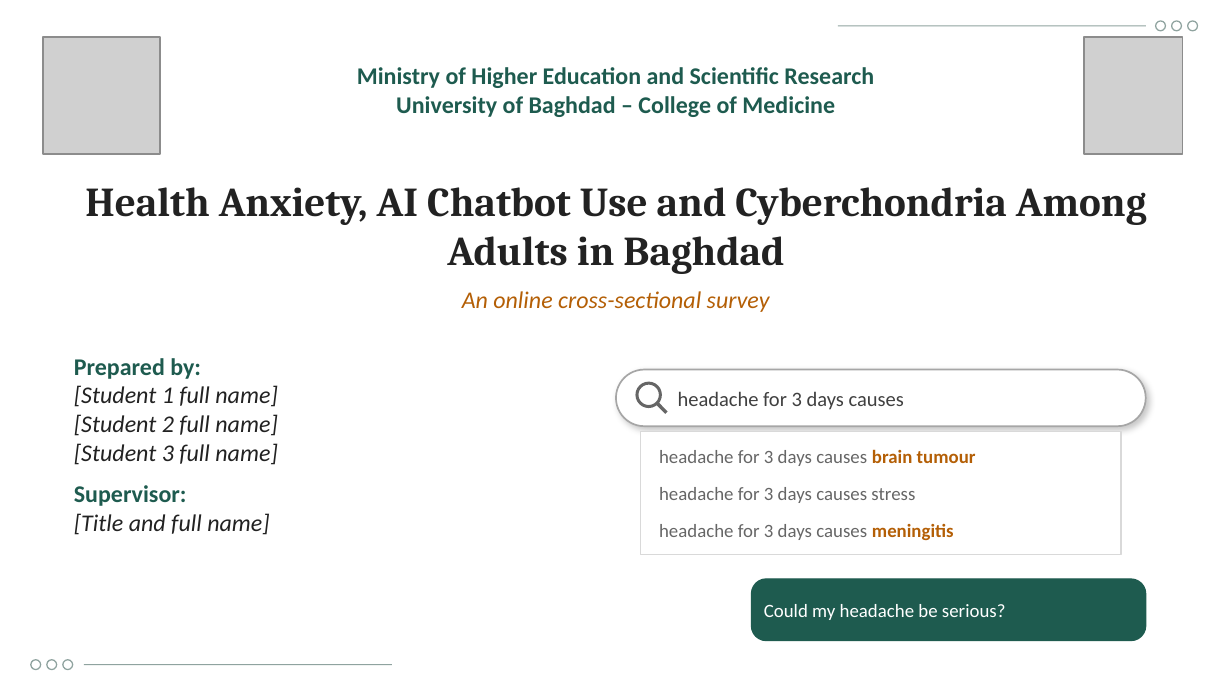
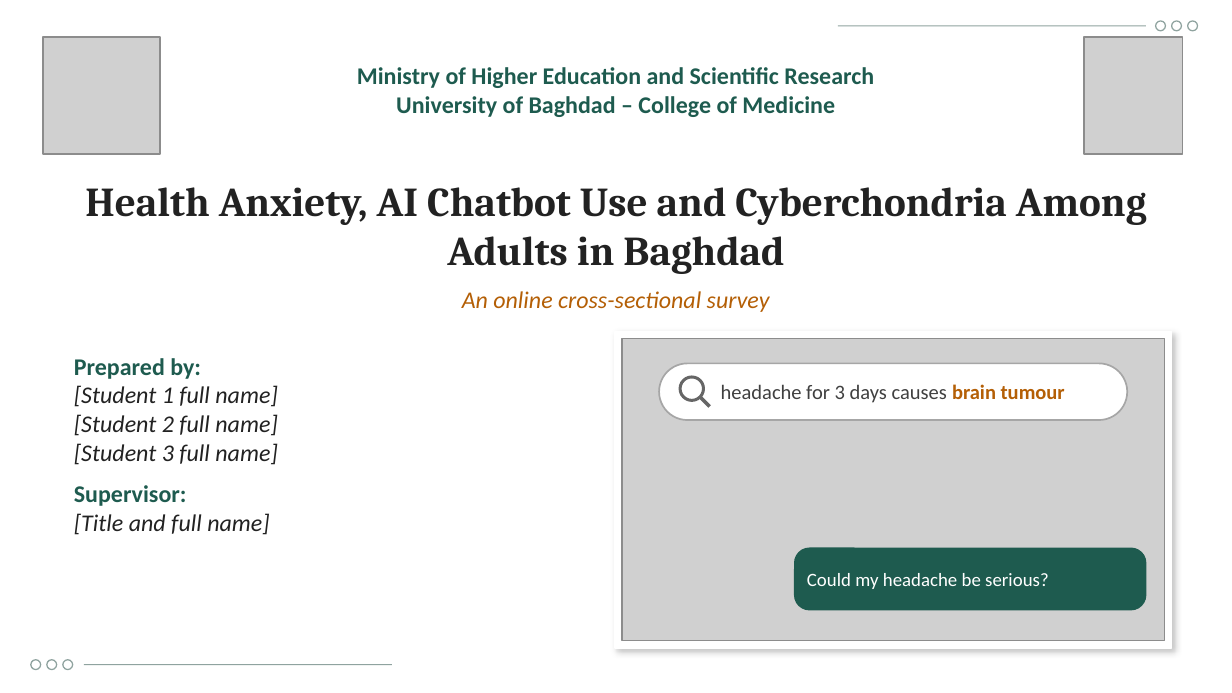
Before and after one commit to Yaseen279/History-Exam, a slide deck: slide 1 of research/output/study/Defence_Presentation_UOBCOM.pptx. Drawn at 1232x693 pixels with LibreOffice and Linux fonts; fonts in the diff are those of the drawing; grey boxes stand for pictures; background and template pictures are left out. Boxes give left, top, right and bottom in pixels: in the first picture for what was removed or moved away, otherwise in the second. Text is boxed around its words. In the diff, an @@ line names an element or a change of style, - is before the commit and + after.

```diff
--- a/research/output/study/Defence_Presentation_UOBCOM.pptx
+++ b/research/output/study/Defence_Presentation_UOBCOM.pptx
@@ rectangle: place and size @@
-rectangle at bbox=[641, 431, 1121, 554]
+rectangle at bbox=[615, 331, 1172, 648]
@@ rectangle at bbox=[615, 331, 1172, 648]: outline #D9D9D9 0.75 pt to #FFFFFF 1 pt; shadow changed @@
@@ picture added at bbox=[622, 339, 1164, 641] @@
@@ rounded rectangle: place and size @@
-rounded rectangle at bbox=[616, 370, 1146, 426]
+rounded rectangle at bbox=[659, 363, 1127, 420]
@@ rounded rectangle at bbox=[659, 363, 1127, 420]: shadow changed @@
@@ ellipse: place and size @@
-ellipse at bbox=[637, 383, 660, 407]
+ellipse at bbox=[680, 377, 703, 400]
@@ text "headache for 3 days causes ...": place and size @@
-text "headache for 3 days causes ..." at bbox=[659, 449, 976, 466]
+text "headache for 3 days causes ..." at bbox=[721, 384, 1065, 403]
@@ text "headache for 3 days causes ..." at bbox=[721, 384, 1065, 403]: size 11 to 12 pt; text colour #666666 to #404040 in "headache for 3 days causes" @@
@@ text removed at bbox=[678, 391, 904, 410] @@
-headache for 3 days causes
@@ line moved from (657, 403) - (667, 413) to (700, 397) - (710, 407) @@
@@ text removed at bbox=[659, 487, 915, 503] @@
-headache for 3 days causes stress
@@ text removed at bbox=[659, 524, 954, 540] @@
-headache for 3 days causes meningitis
@@ rounded rectangle: place and size @@
-rounded rectangle at bbox=[752, 579, 1146, 641]
+rounded rectangle at bbox=[795, 548, 1146, 610]
@@ text "Could my headache be serious?": place and size @@
-text "Could my headache be serious?" at bbox=[764, 604, 1006, 620]
+text "Could my headache be serious?" at bbox=[807, 573, 1049, 589]
```
Also in this commit, not shown: 8 other slides changed, 1 slide added, 14 other files.
